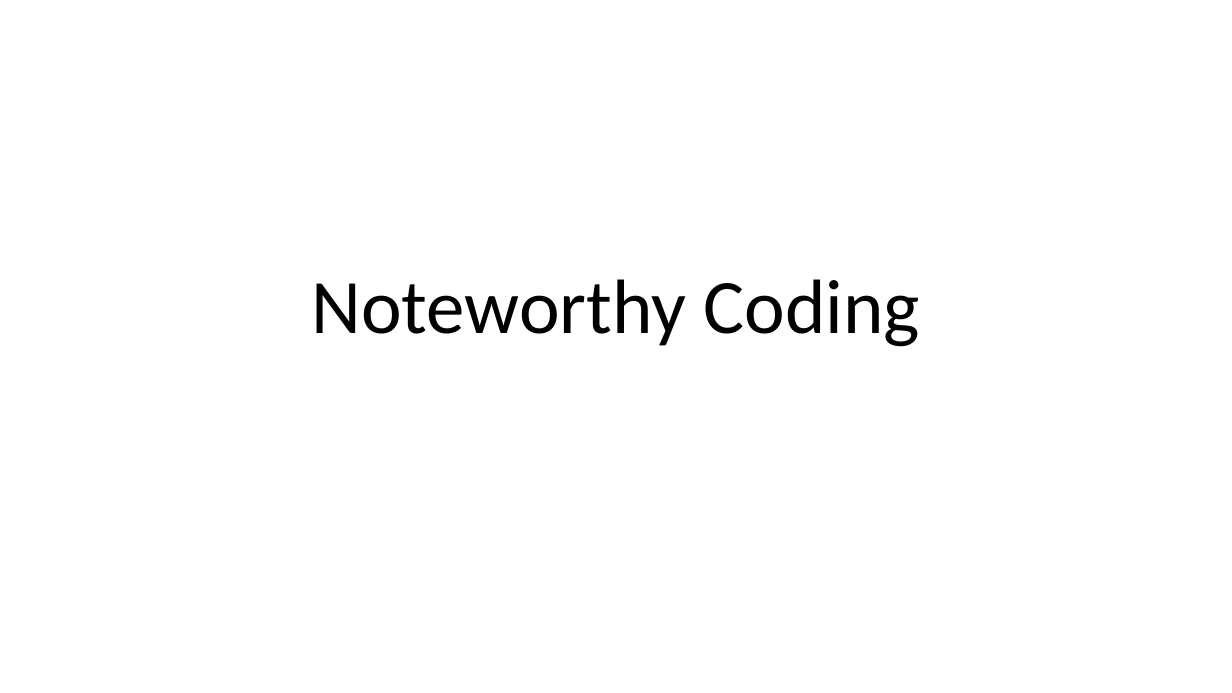
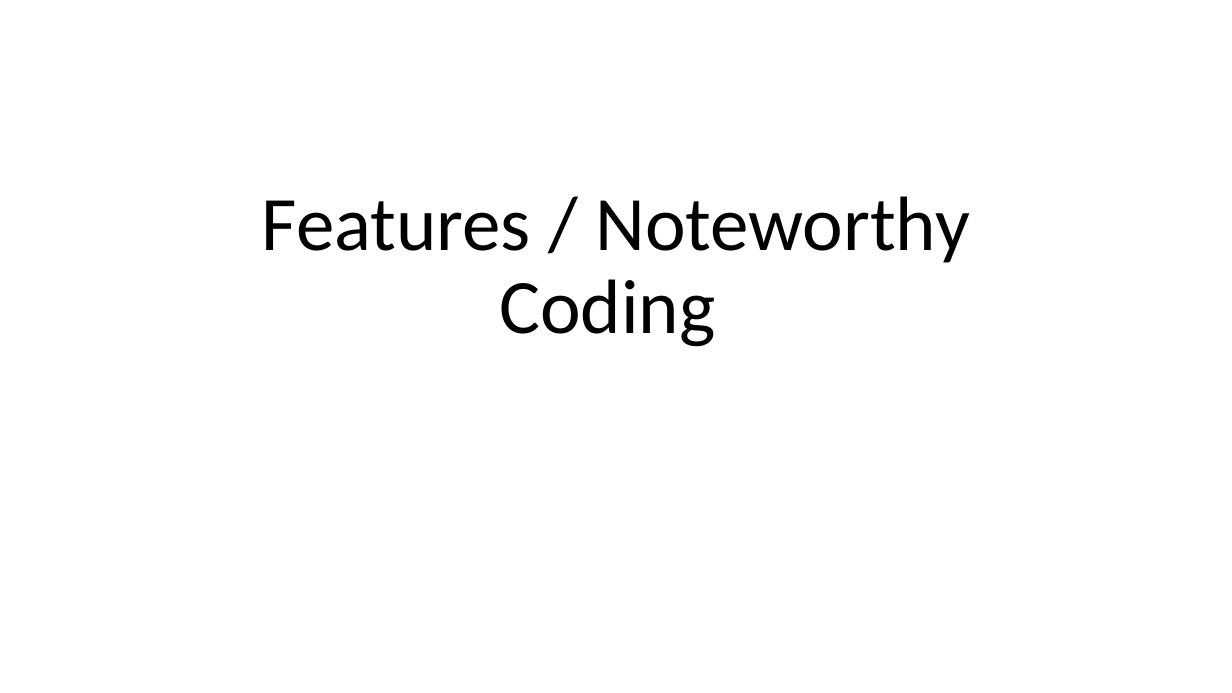
Before and after one commit to wyssp8/BTI7081-Software-Engineering-and-Design, a slide deck: slide 5 of doc/CS01/task14/cs1-task14-presentation.pptx (slide 6 before the commit). Drawn at 1232x693 pixels with LibreOffice and Linux fonts; fonts in the diff are those of the drawing. Boxes give left, top, right and bottom in pixels: in the first picture for what was removed or moved away, otherwise in the second. Text is boxed around its words. In the diff, an @@ line names an element or a change of style, - is before the commit and + after.

```diff
--- a/doc/CS01/task14/cs1-task14-presentation.pptx
+++ b/doc/CS01/task14/cs1-task14-presentation.pptx
@@ title at (x1=262, y1=196, x2=969, y2=347): text changed @@
-Noteworthy Coding
+Features / Noteworthy Coding
```
Also in this commit, not shown: 1 other slide changed, 2 slides added, 1 slide removed.
